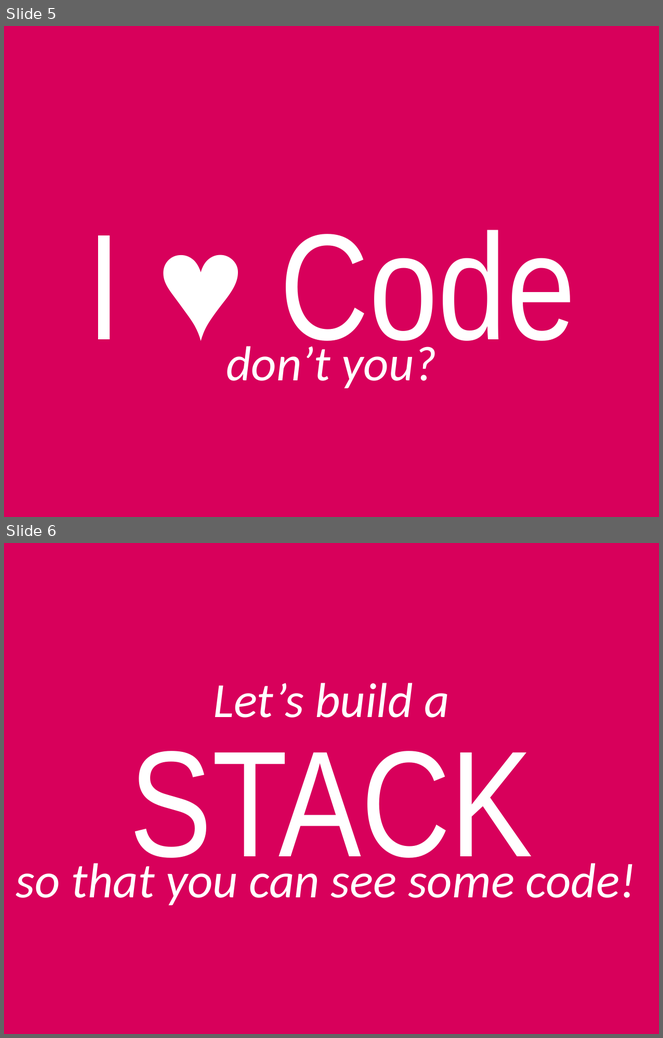
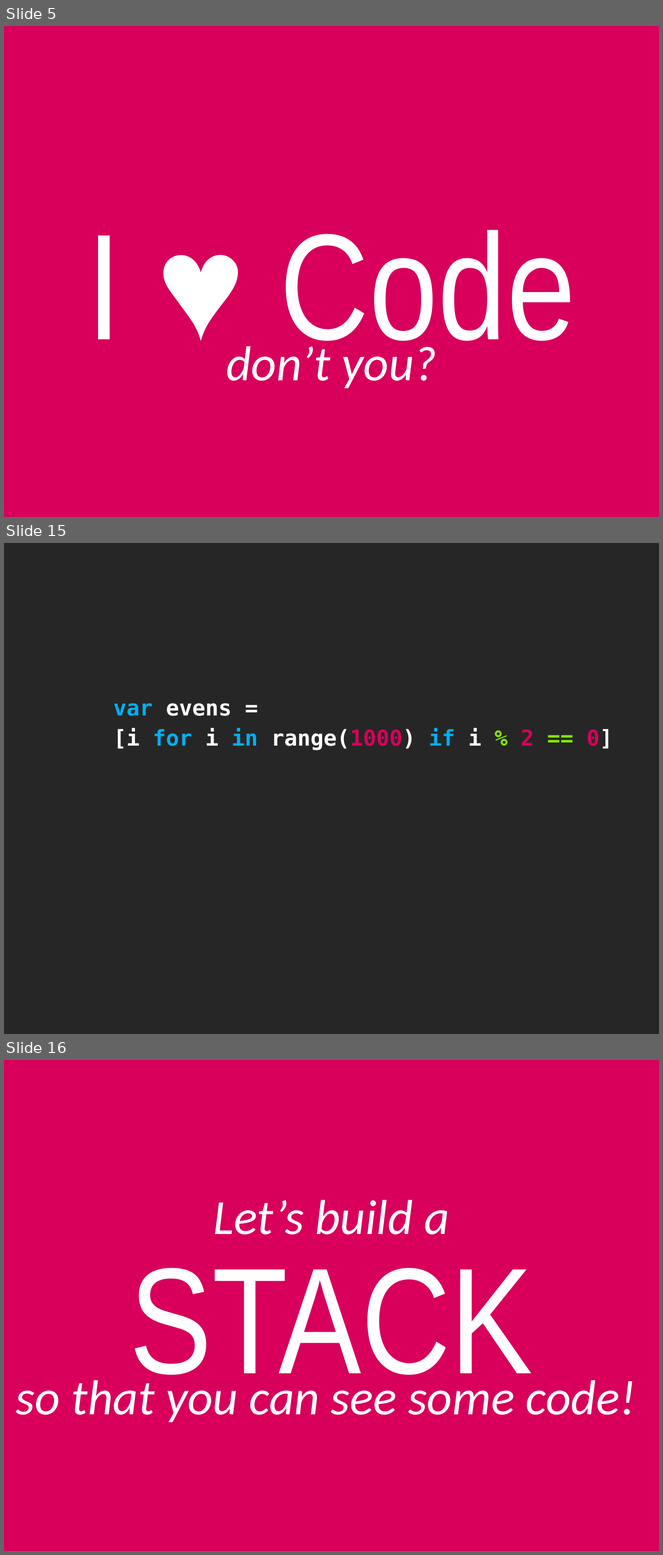
Before and after one commit to cessor/empathiccode, a slide deck: Python-BatteriesIncluded.pptx. Shown one above the other, each under a label of ours: slides 5 and 6 before the commit, slides 5, 15 and 16 after it; the slides between them are not shown. The pictures are 663x1038 and 663x1555 pixels, drawn with LibreOffice and Linux fonts; fonts in the diff are those of the drawing. Boxes give left, top, right and bottom in pixels: in the first picture for what was removed or moved away, otherwise in the second. Text is boxed around its words. In the diff, an @@ line names an element or a change of style, - is before the commit and + after.

```diff
--- a/Python-BatteriesIncluded.pptx
+++ b/Python-BatteriesIncluded.pptx
@@ slide 15 added at bbox=[4, 543, 659, 1034], background #262626 @@
@@ text added at bbox=[113, 703, 613, 750], 24 pt, text #FFFFFF, bold @@
+var evens =
+[i for i in range(1000) if i % 2 == 0]
@@ what was slide 6 is now slide 16 @@
```
Also in this commit, not shown: 9 other slides added, 9 other files.
